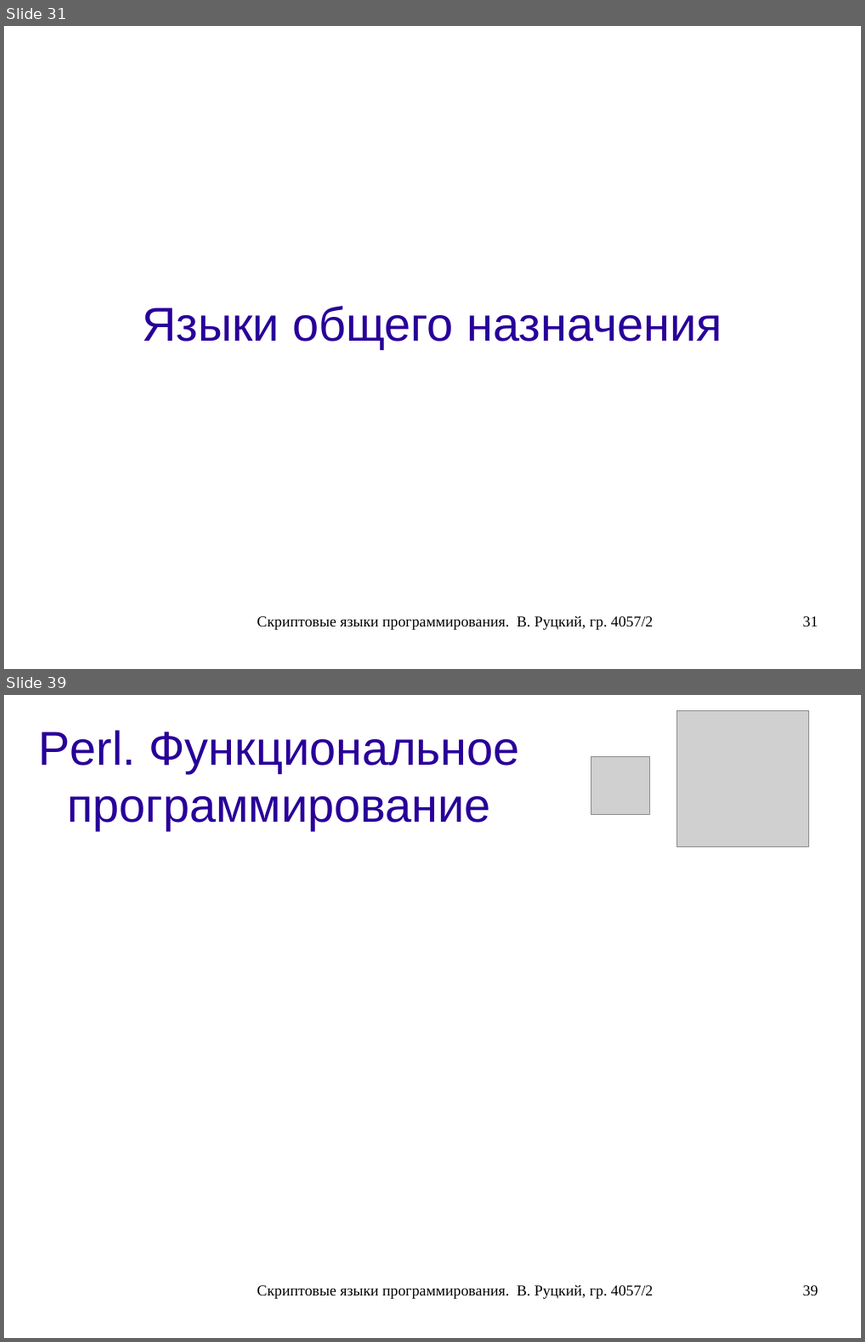
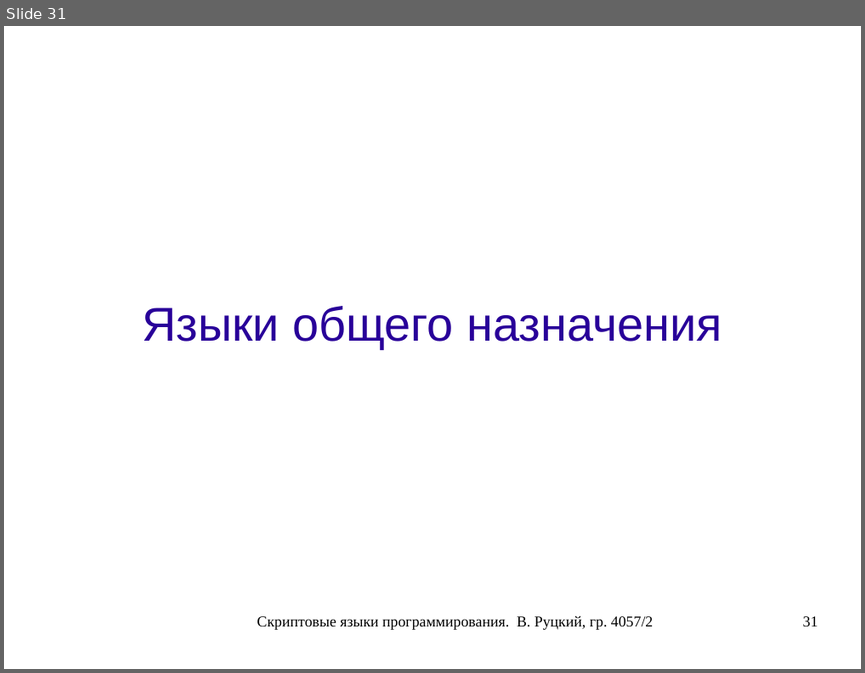
Before and after one commit to rutsky/semester07, a slide deck: Operation_systems/scripting_languages/40572_Rutsky_Scripting_languages.odp. Shown one above the other, each under a label of ours: slides 31 and 39 before the commit, slide 31 after it; the slides between them are not shown. The pictures are 865x1342 and 865x673 pixels, drawn with LibreOffice and Linux fonts; fonts in the diff are those of the drawing; grey boxes stand for pictures. Boxes give left, top, right and bottom in pixels: in the first picture for what was removed or moved away, otherwise in the second. Text is boxed around its words. In the diff, an @@ line names an element or a change of style, - is before the commit and + after.

Commit message:
Scripting languages presentation: Cleaned up Perl and Python parts.

```diff
--- a/Operation_systems/scripting_languages/40572_Rutsky_Scripting_languages.odp
+++ b/Operation_systems/scripting_languages/40572_Rutsky_Scripting_languages.odp
@@ slide 39 removed at <box>4,695,861,1338</box>, background #FFFFFF @@
@@ picture removed at <box>677,710,809,846</box> @@
@@ title removed at <box>38,730,519,830</box> @@
-Perl. Функциональное программирование
@@ picture removed at <box>591,756,649,815</box> @@
@@ text removed at <box>257,1284,653,1299</box> @@
-Скриптовые языки программирования. В. Руцкий, гр. 4057/2
@@ page number removed at <box>803,1285,818,1295</box> @@
-39
```
Also in this commit, not shown: 7 slides changed, 12 other slides removed.
